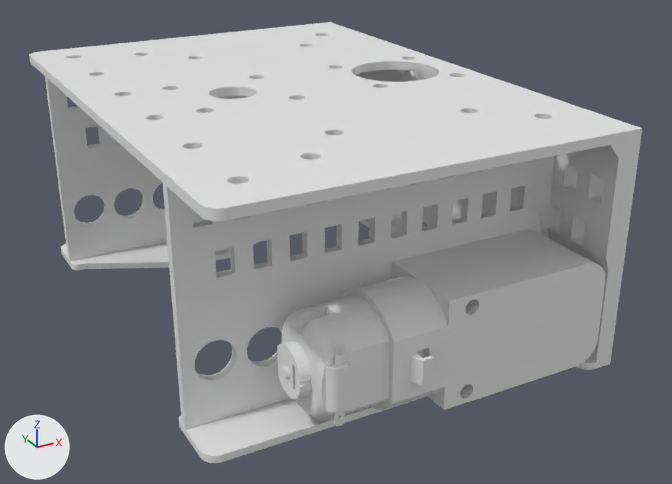
Before and after pictures for a commit that changed the Blender file pre/016.blend.
The view is the same before and after, from a 50 mm camera at (-128.8, -177.6, 99.6) aimed at (-36.4, -9.7, 15.6). The axes (+X, +Y, +Z) are drawn at lower left. The lights are the same throughout.

Objects in the first picture: 'DC Motor 20mm', 'frame'.
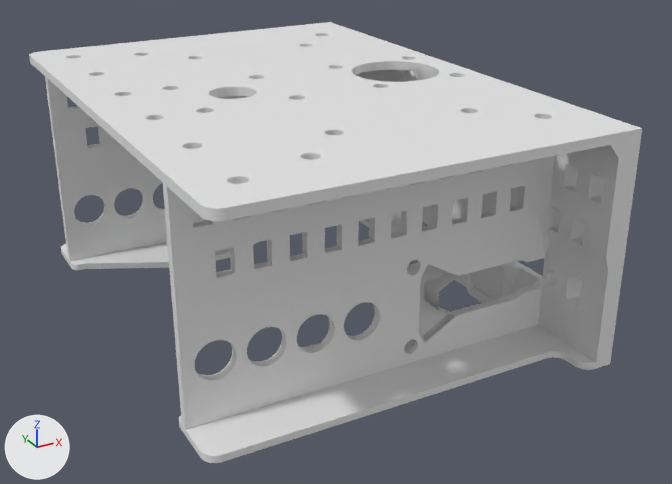
Commit message: Motor mount: from curve to bridge

Where the change shows, as pixel boxes [x1, y1, x2, y2] in the pictures (672 x 484 px):
'DC Motor 20mm', deleted: before [277, 230, 605, 427]
part 1 of me_frame_001, cut back: after [419, 264, 458, 337]

What changed in the scene script:
```text
Change me_frame_001:
    used by ob_frame; location = (-54.2, 0.0, 30.5); scale = (6.25, 6.25, 1.0)
    remove me_frame_001.from_pydata(...)  # 2207 vertices, 3090 faces; spans x -4.9..8.7, y -9.6..0.0, z -30.5..19.5
    add me_frame_001.from_pydata(...)  # 2189 vertices, 3056 faces, 2 loose edges; spans x -4.9..8.7, y -9.6..0.0, z -30.5..19.5
    me_frame_001 part 1
    22 vertices are removed from x 3.7..4.3, y -6.7..-6.0, z -20.8..-12.2
    42 faces are deleted
    4 vertices are added at (3.7, -6.7, -14.5), (3.7, -5.9, -14.5), (3.7, -5.9, -18.5), (3.7, -6.7, -18.5)
    2 loose edges are added
    8 new faces join them
Remove ob_dc_motor_20mm:
    ob_dc_motor_20mm = bpy.data.objects.new('DC Motor 20mm', me_dc_motor_20mm)
    ob_dc_motor_20mm.location = (-71.8, 63.4, 31.7)
    ob_dc_motor_20mm.rotation_euler = (-1.571, 0.0, 0.0)  # degrees (-90, 0, 0)
```
